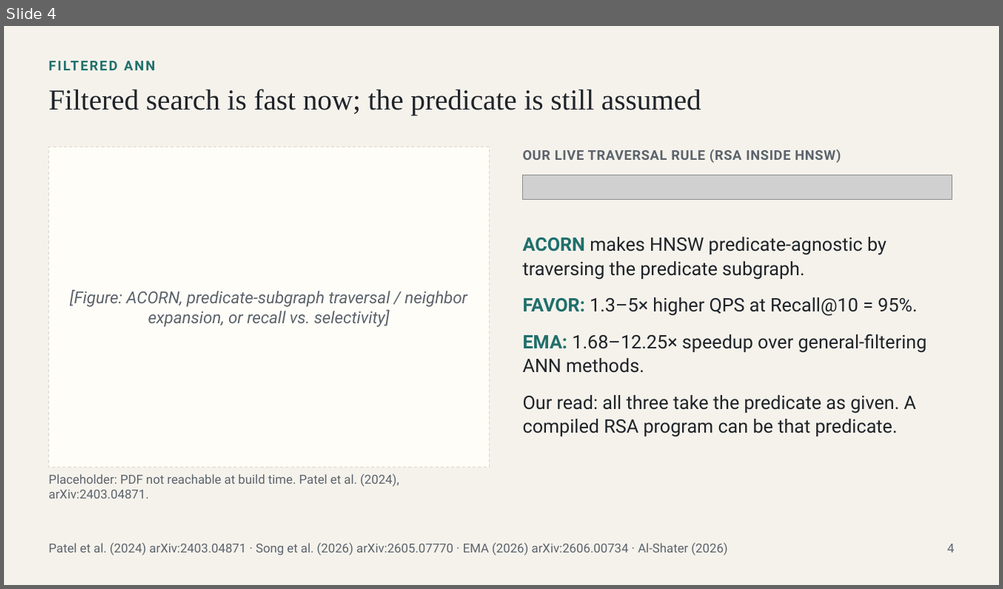
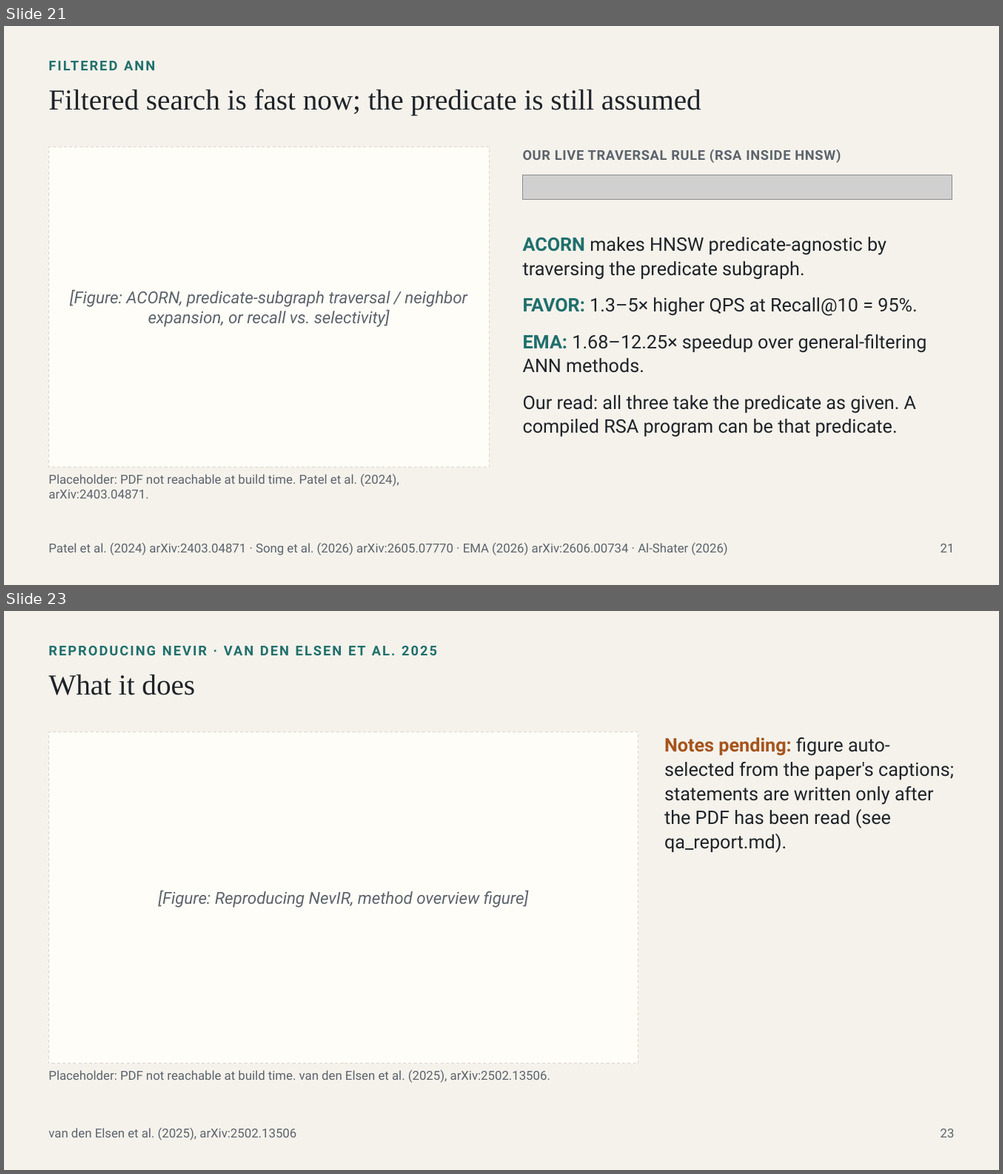
Before and after one commit to hanialshater/ras, a slide deck: deck/fashion_search_landscape.pptx. Shown one above the other, each under a label of ours: slide 4 before the commit, slides 21 and 23 after it; the slides between them are not shown. The pictures are 1003x589 and 1003x1174 pixels, drawn with LibreOffice and Linux fonts; fonts in the diff are those of the drawing; grey boxes stand for pictures. Boxes give left, top, right and bottom in pixels: in the first picture for what was removed or moved away, otherwise in the second. Text is boxed around its words. In the diff, an @@ line names an element or a change of style, - is before the commit and + after.

```diff
--- a/deck/fashion_search_landscape.pptx
+++ b/deck/fashion_search_landscape.pptx
@@ slide 23 added at [4, 611, 999, 1170], background #F5F2EC @@
@@ text added at [48, 642, 954, 665], 13 pt, text #1F6F6B, bold @@
+REPRODUCING NEVIR · VAN DEN ELSEN ET AL. 2025
@@ text added at [48, 674, 195, 695], 28 pt, text #1E2328 @@
+What it does
@@ rectangle added at [48, 732, 638, 1064], fill #FFFDF8, outline #DDD6C8 0.75 pt dashed @@
@@ text added at [664, 738, 953, 853], 18 pt, text #1E2328 @@
+Notes pending: figure auto-selected from the paper's captions; statements are written only after the PDF has been read (see qa_report.md).
@@ text added at [158, 891, 528, 908], 16 pt, text #5B636B, italic @@
+[Figure: Reproducing NevIR, method overview figure]
@@ text added at [48, 1071, 550, 1083], 12 pt, text #5B636B @@
+Placeholder: PDF not reachable at build time. van den Elsen et al. (2025), arXiv:2502.13506.
@@ text added at [48, 1128, 296, 1141], 12 pt, text #5B636B @@
+van den Elsen et al. (2025), arXiv:2502.13506
@@ text added at [940, 1129, 954, 1138], 12 pt, text #5B636B @@
+23
@@ what was slide 4 is now slide 21 @@
@@ slide 21 changed as well @@
@@ text at [940, 544, 954, 553]: text changed @@
-4
+21
```
Also in this commit, not shown: 5 other slides changed, 80 other slides added, 7 slides removed, 26 other files.
